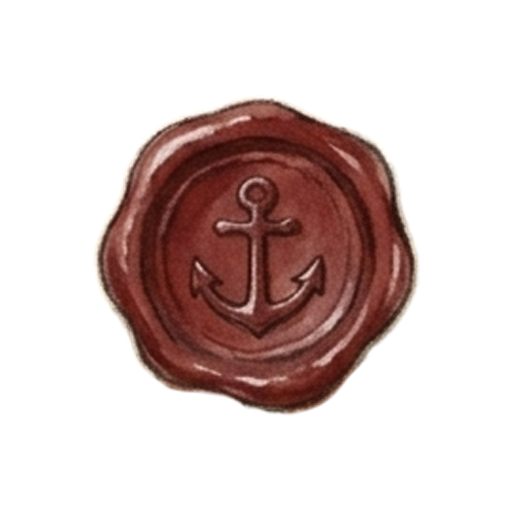
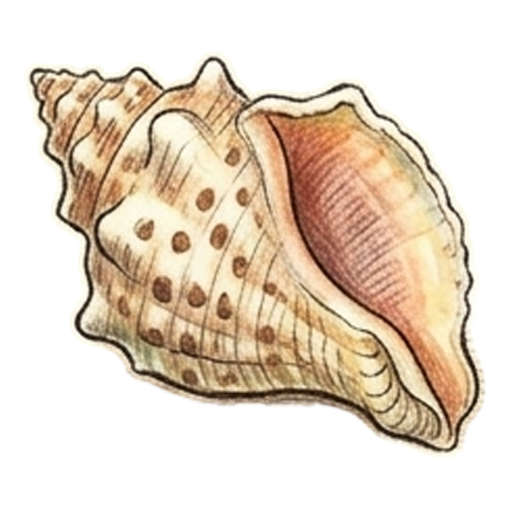
Layer changes from the first 512x512 image to the second:
added layer "Layer 14" above "Layer 13" over [left=23, top=50, right=487, bottom=458]
hid "Layer 3" over [left=92, top=95, right=420, bottom=417]
